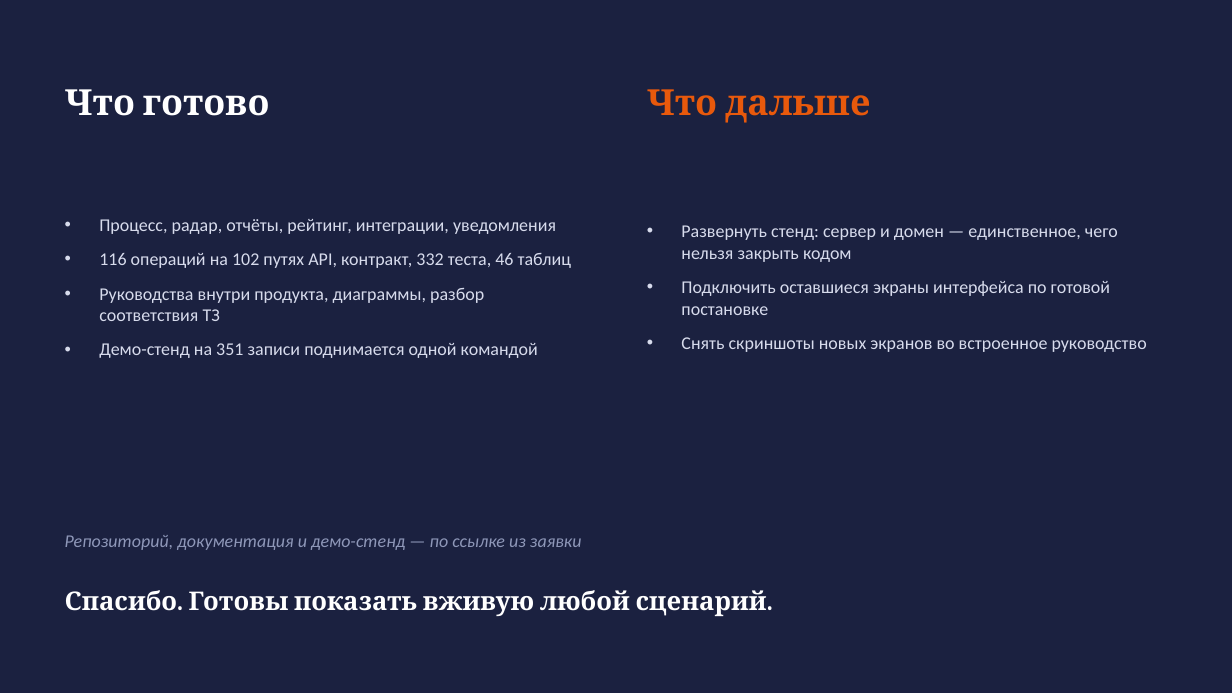
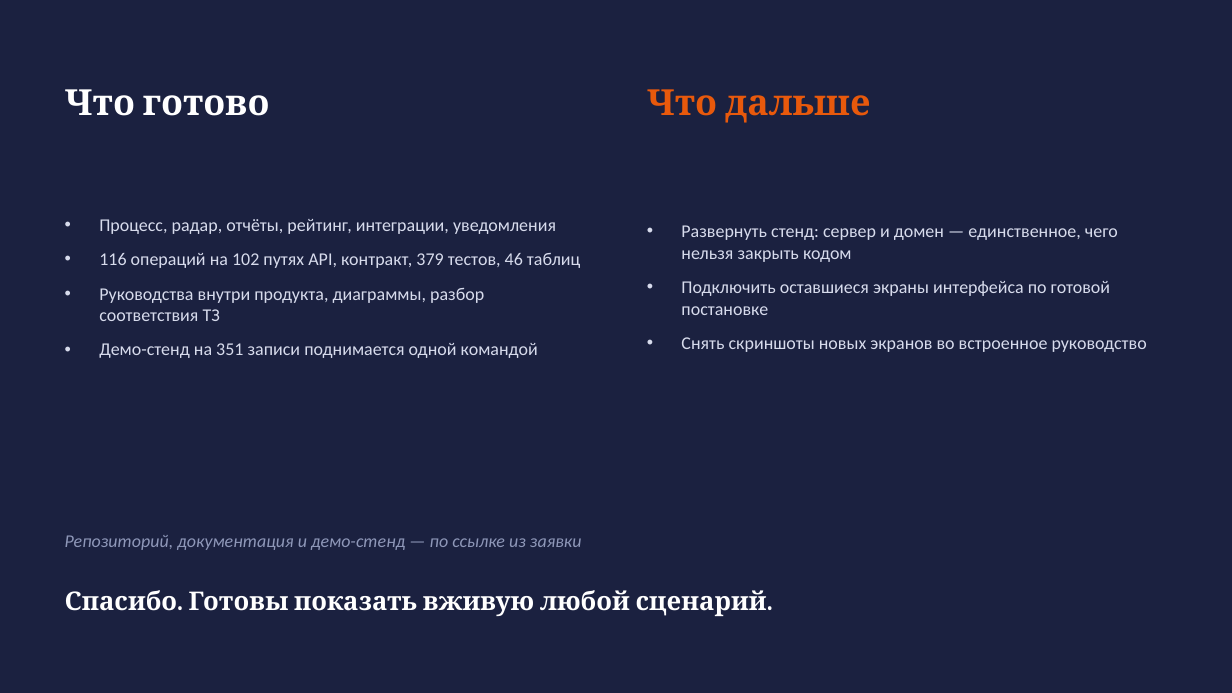
Before and after one commit to tame2tame/hackathon_2026, a slide deck: slide 12 of docs/РадарВузов-презентация.pptx. Drawn at 1232x693 pixels with LibreOffice and Linux fonts; fonts in the diff are those of the drawing. Boxes give left, top, right and bottom in pixels: in the first picture for what was removed or moved away, otherwise in the second. Text is boxed around its words. In the diff, an @@ line names an element or a change of style, - is before the commit and + after.

```diff
--- a/docs/РадарВузов-презентация.pptx
+++ b/docs/РадарВузов-презентация.pptx
@@ text at <box>99,253,580,268</box>: text changed @@
-• 116 операций на 102 путях API, контракт, 332 теста, 46 таблиц
+• 116 операций на 102 путях API, контракт, 379 тестов, 46 таблиц
```
Also in this commit, not shown: 1 other slide changed, 4 other files.
